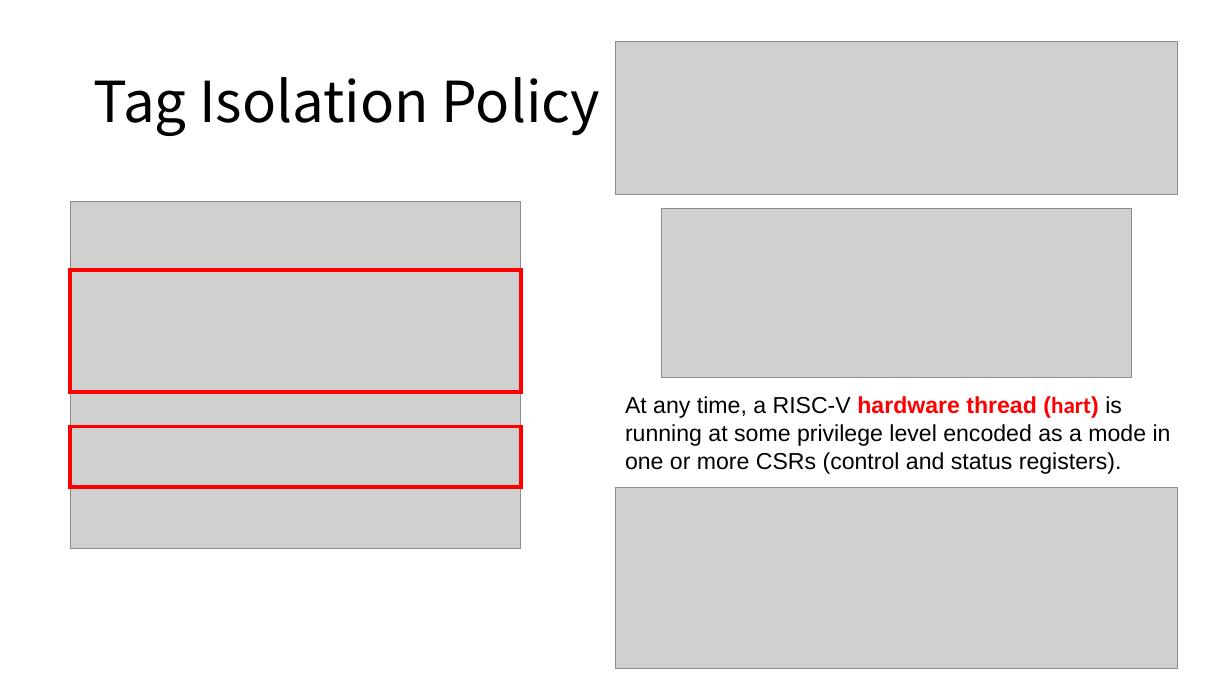
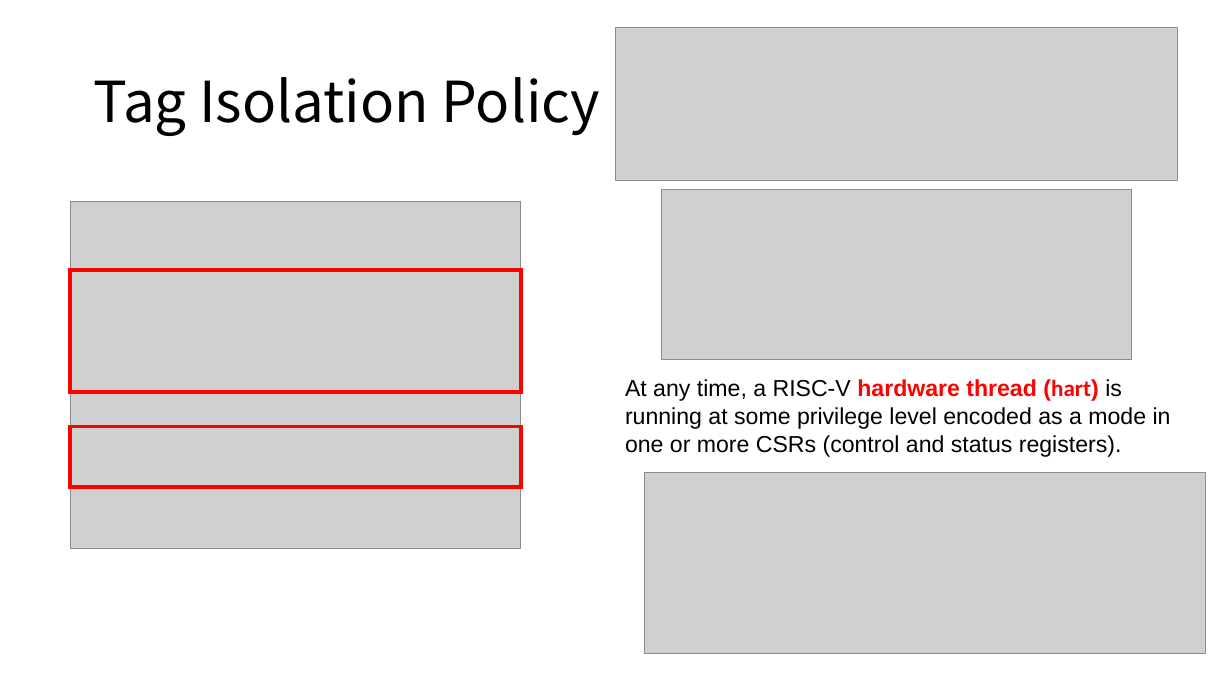
Before and after one commit to Bemfool/SUNFLOWER, a slide deck: slide 6 of 新建 Microsoft PowerPoint 演示文稿.pptx (slide 5 before the commit). Drawn at 1232x693 pixels with LibreOffice and Linux fonts; fonts in the diff are those of the drawing; grey boxes stand for pictures. Boxes give left, top, right and bottom in pixels: in the first picture for what was removed or moved away, otherwise in the second. Text is boxed around its words. In the diff, an @@ line names an element or a change of style, - is before the commit and + after.

```diff
--- a/新建 Microsoft PowerPoint 演示文稿.pptx
+++ b/新建 Microsoft PowerPoint 演示文稿.pptx
@@ picture: place and size @@
-picture at box(616, 42, 1177, 195)
+picture at box(616, 28, 1177, 181)
@@ picture: place and size @@
-picture at box(662, 208, 1132, 378)
+picture at box(662, 190, 1132, 360)
@@ text "At any time, a RISC-V ...": place and size @@
-text "At any time, a RISC-V ..." at box(625, 396, 1171, 474)
+text "At any time, a RISC-V ..." at box(625, 379, 1171, 457)
@@ picture: place and size @@
-picture at box(616, 487, 1177, 668)
+picture at box(644, 472, 1205, 653)
```
Also in this commit, not shown: 1 other slide changed, 6 slides added.
